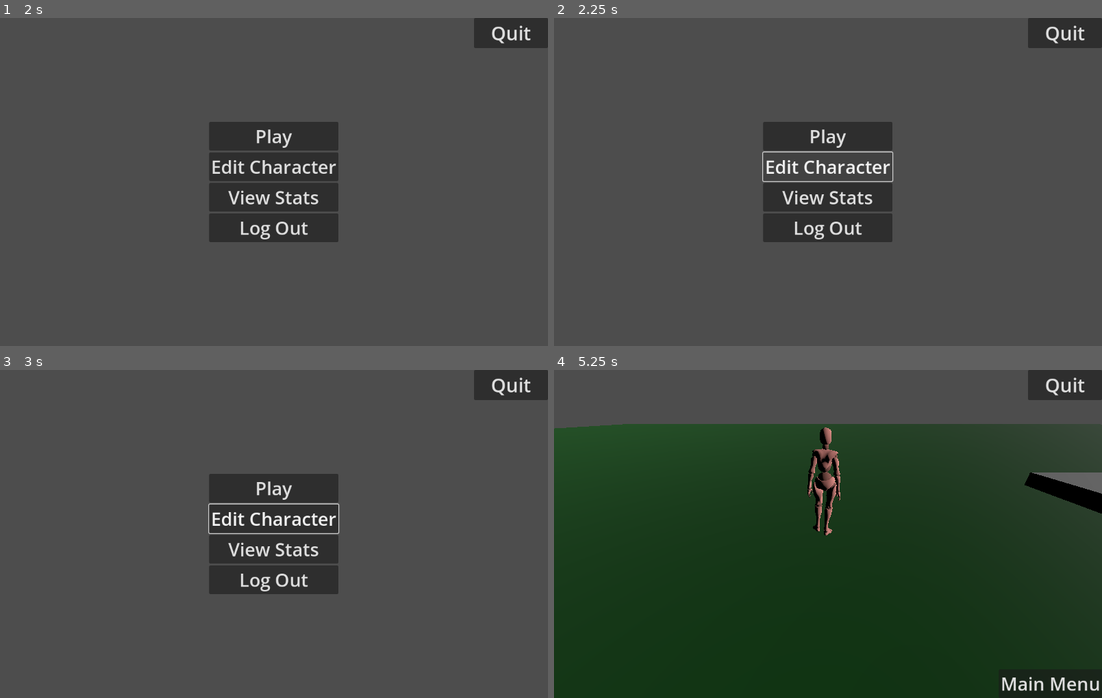
Above: before the commit, frames 1-4 (two rows, left to right).
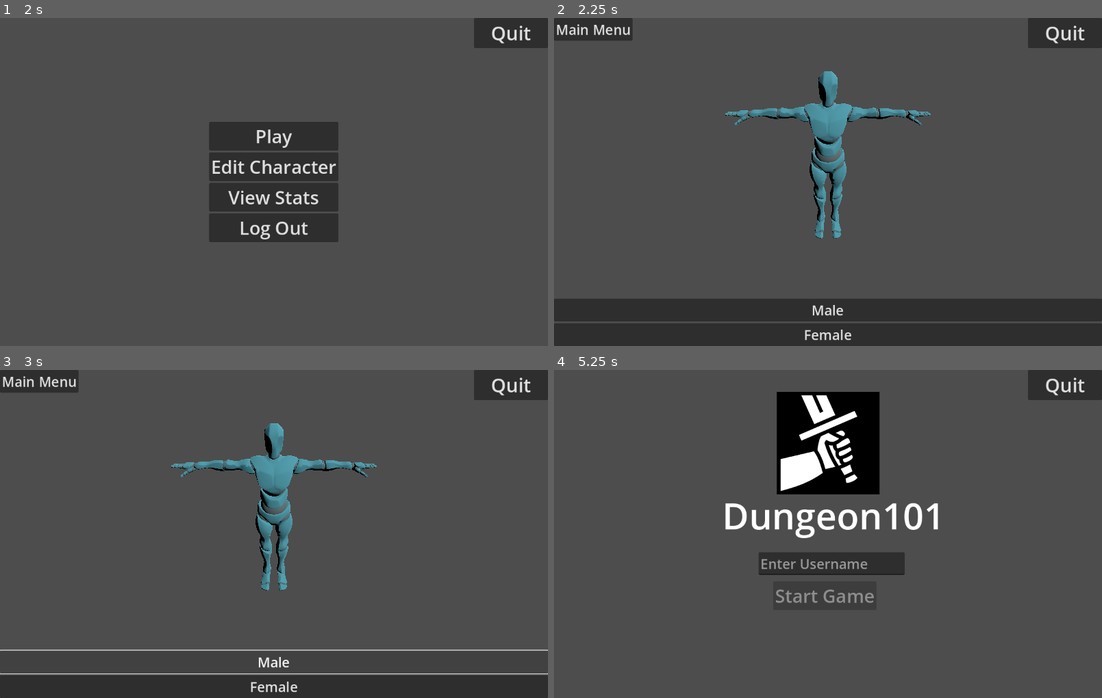
Above: after the commit, the same moments.

Repository: TheQuantifier/Isekai-Dungeons
Game: Godot game, scene res://ui/main_menu/main_menu.tscn
The game is run twice, just before and just after one commit, with the same random seed, the same clock (stepped at 60 frames per second) and the same inputs.
Inputs (mouse positions are in pixels of both pictures, inside the frame that each line leads up to):
- Up to frame 1 (2 s): click (279, 211) at 0.52 s; type "Alex" at 0.6 s; click "Start Game" at 1.25 s
- Up to frame 2 (2.25 s): click "Edit Character" at 2 s
- Up to frame 3 (3 s): click (274, 661) at 2.75 s, where only the run after the commit has a clickable "Male"
- Up to frame 4 (5.25 s): click (828, 688) at 3.5 s, where only the run after the commit has a clickable "Female"; click (592, 379) at 4.25 s, where only the run after the commit has a clickable "Main Menu"; click (828, 488) at 5 s, where only the run before the commit has a clickable "Play"

Frame 1 is identical in both runs. In frame 2, 23% of the frame differs, in the area x 0-100%, y 0-100%; in frame 3, 18%; in frame 4, 84%, in the area x 0-100%, y 6-100%.

Commit message:
Added character customization scene and model rotation with adjustable offsets

Diff:
--- /dev/null
+++ b/assets/character_models/scenes/female/x_bot.tscn
@@ -0,0 +1,5 @@
+[gd_scene load_steps=2 format=3 uid="uid://citbew2r7sc3j"]
+
+[ext_resource type="PackedScene" uid="uid://c4ai58uucip8v" path="res://assets/character_models/fbx/X Bot.fbx" id="1_ixmrp"]
+
+[node name="X Bot" instance=ExtResource("1_ixmrp")]
--- /dev/null
+++ b/assets/character_models/scenes/male/y_bot.tscn
@@ -0,0 +1,5 @@
+[gd_scene load_steps=2 format=3 uid="uid://nmh4fgdmhlsj"]
+
+[ext_resource type="PackedScene" uid="uid://bbbbhsk8saa28" path="res://assets/character_models/fbx/Y Bot.fbx" id="1_meodx"]
+
+[node name="Y Bot" instance=ExtResource("1_meodx")]
--- /dev/null
+++ b/scenes/character_customization/character_customization.gd
@@ -0,0 +1,51 @@
+extends Node3D
+
+@onready var model_holder: Node3D = $ModelHolder
+@onready var camera: Camera3D = $ModelHolder/Camera3D
+@onready var light: DirectionalLight3D = $ModelHolder/DirectionalLight3D
+
+@export var model_vertical_offset: float = 0.5
+@export var model_horizontal_offset: float = 0.0
+
+const MALE_MODEL_PATH: String = "res://assets/character_models/scenes/male/y_bot.tscn"
+const FEMALE_MODEL_PATH: String = "res://assets/character_models/scenes/female/x_bot.tscn"
+const ROTATION_SPEED := 1.5  # Radians per second
+
+var current_model: Node3D
+
+func _ready() -> void:
+	model_holder.transform.origin = Vector3(model_horizontal_offset, model_vertical_offset, 0)
+	position_camera_and_light()
+	load_model(MALE_MODEL_PATH)  # Default to male
+
+func _process(delta: float) -> void:
+	if current_model:
+		if Input.is_action_pressed("move_left"):
+			current_model.rotate_y(ROTATION_SPEED * delta)
+		elif Input.is_action_pressed("move_right"):
+			current_model.rotate_y(-ROTATION_SPEED * delta)
+
+func position_camera_and_light() -> void:
+	camera.transform.origin = Vector3(0, 2, 2)
+	camera.look_at(Vector3(0, 1.2, 0), Vector3.UP)
+	light.rotation_degrees = Vector3(-45, 45, 0)
+
+func load_model(path: String) -> void:
+	if current_model:
+		current_model.queue_free()
+
+	var model_scene = load(path)
+	if model_scene is PackedScene:
+		current_model = model_scene.instantiate()
+		model_holder.add_child(current_model)
+	else:
+		push_error("Failed to load model at: " + path)
+
+func _on_male_button_pressed() -> void:
+	load_model(MALE_MODEL_PATH)
+
+func _on_female_button_pressed() -> void:
+	load_model(FEMALE_MODEL_PATH)
+
+func _on_main_menu_pressed() -> void:
+	game_manager.change_scene("res://ui/main_menu/main_menu.tscn")
--- /dev/null
+++ b/scenes/character_customization/character_customization.tscn
@@ -0,0 +1,46 @@
+[gd_scene load_steps=2 format=3 uid="uid://dpc8blgkl8am6"]
+
+[ext_resource type="Script" uid="uid://dpt8fm1cvcxvf" path="res://scenes/character_customization/character_customization.gd" id="1_30xwd"]
+
+[node name="CharacterCustomization" type="Node3D"]
+script = ExtResource("1_30xwd")
+
+[node name="ModelHolder" type="Node3D" parent="."]
+
+[node name="Camera3D" type="Camera3D" parent="ModelHolder"]
+
+[node name="DirectionalLight3D" type="DirectionalLight3D" parent="ModelHolder"]
+
+[node name="UI" type="CanvasLayer" parent="."]
+
+[node name="VBoxContainer" type="VBoxContainer" parent="UI"]
+anchors_preset = 15
+anchor_right = 1.0
+anchor_bottom = 1.0
+grow_horizontal = 2
+grow_vertical = 2
+mouse_filter = 2
+alignment = 2
+
+[node name="MaleButton" type="Button" parent="UI/VBoxContainer"]
+layout_mode = 2
+theme_override_font_sizes/font_size = 30
+text = "Male"
+
+[node name="FemaleButton" type="Button" parent="UI/VBoxContainer"]
+layout_mode = 2
+theme_override_font_sizes/font_size = 30
+text = "Female"
+
+[node name="VBoxContainer2" type="VBoxContainer" parent="UI"]
+offset_right = 40.0
+offset_bottom = 40.0
+
+[node name="MainMenu" type="Button" parent="UI/VBoxContainer2"]
+layout_mode = 2
+theme_override_font_sizes/font_size = 30
+text = "Main Menu"
+
+[connection signal="pressed" from="UI/VBoxContainer/MaleButton" to="." method="_on_male_button_pressed"]
+[connection signal="pressed" from="UI/VBoxContainer/FemaleButton" to="." method="_on_female_button_pressed"]
+[connection signal="pressed" from="UI/VBoxContainer2/MainMenu" to="." method="_on_main_menu_pressed"]
--- a/ui/character_hub/character_hub.gd
+++ b/ui/character_hub/character_hub.gd
@@ -10,7 +10,7 @@
 
 func _on_edit_character_pressed():
 	# Implement this when character editing is ready
-	print("Edit Character pressed")
+	game_manager.change_scene("res://scenes/character_customization/character_customization.tscn")
 
 func _on_view_stats_pressed():
 	game_manager.change_scene("res://ui/stats_view/stats_view.tscn")
Renamed: assets/character_models/Crouch Walk Back.fbx -> assets/character_animations_models/Crouch Walk Back.fbx
Not shown, added: assets/character_animations_models/Crouch Walk Back.fbx.import
Renamed: assets/character_models/Crouch Walk Forward.fbx -> assets/character_animations_models/Crouch Walk Forward.fbx
Not shown, added: assets/character_animations_models/Crouch Walk Forward.fbx.import
Renamed: assets/character_models/Fast Run.fbx -> assets/character_animations_models/Fast Run.fbx
Not shown, added: assets/character_animations_models/Fast Run.fbx.import
Renamed: assets/character_models/Idle_T.fbx -> assets/character_animations_models/Idle_T.fbx
Not shown, added: assets/character_animations_models/Idle_T.fbx.import
Renamed: assets/character_models/Jump.fbx -> assets/character_animations_models/Jump.fbx
Not shown, added: assets/character_animations_models/Jump.fbx.import
Renamed: assets/character_models/Jump2.fbx -> assets/character_animations_models/Jump2.fbx
Not shown, added: assets/character_animations_models/Jump2.fbx.import
(and 36 more such lines)
